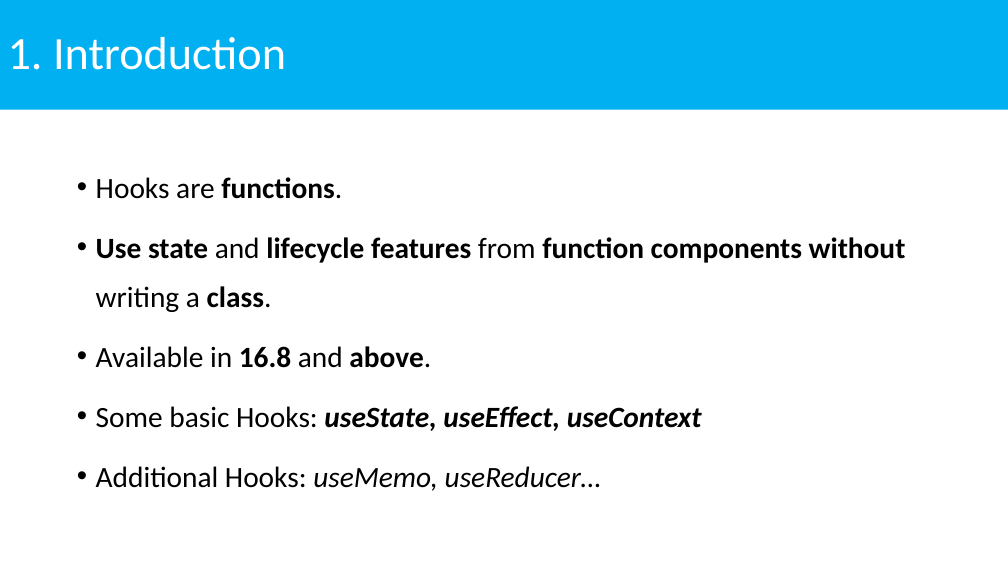
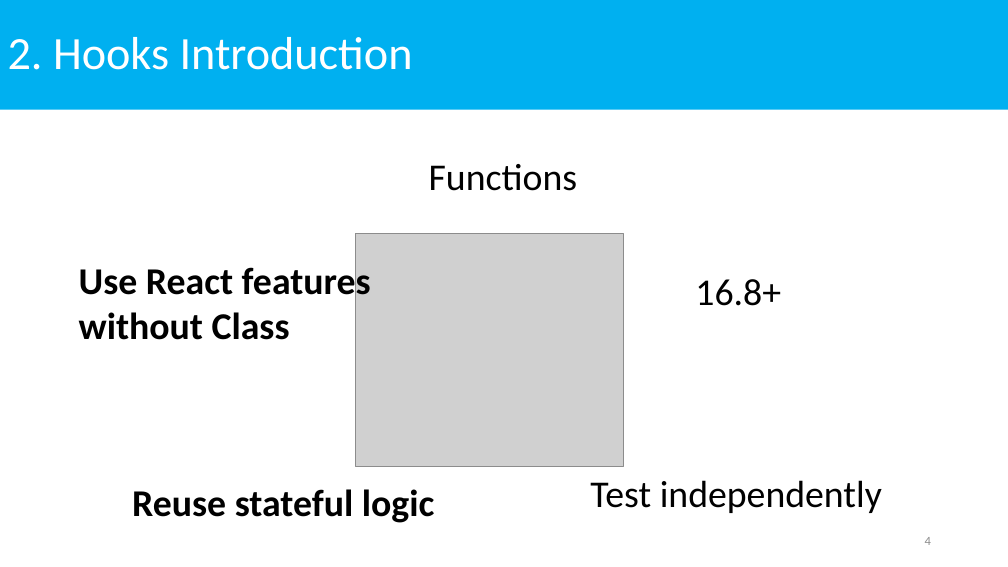
Before and after one commit to NhanHoang8195/react-hook-demo, a slide deck: slide 4 of ReactHooks.pptx (slide 3 before the commit). Drawn at 1008x567 pixels with LibreOffice and Linux fonts; fonts in the diff are those of the drawing; grey boxes stand for pictures. Boxes give left, top, right and bottom in pixels: in the first picture for what was removed or moved away, otherwise in the second. Text is boxed around its words. In the diff, an @@ line names an element or a change of style, - is before the commit and + after.

```diff
--- a/ReactHooks.pptx
+++ b/ReactHooks.pptx
@@ title at (x1=8, y1=37, x2=413, y2=70): text changed @@
-1. Introduction
+2. Hooks Introduction
@@ text removed at (x1=96, y1=177, x2=906, y2=491) @@
-• Hooks are functions.
-• Use state and lifecycle features from function components without writing a class.
-• Available in 16.8 and above.
-• Some basic Hooks: useState, useEffect, useContext
-• Additional Hooks: useMemo, useReducer…
@@ text added at (x1=429, y1=164, x2=578, y2=191), 36 pt, text #000000 @@
+Functions
@@ picture added at (x1=355, y1=234, x2=624, y2=466) @@
@@ text added at (x1=79, y1=262, x2=371, y2=340), 36 pt, text #000000, bold @@
+Use React features without Class
@@ text added at (x1=695, y1=279, x2=781, y2=306), 36 pt, text #000000 @@
+16.8+
@@ text added at (x1=132, y1=489, x2=435, y2=523), 36 pt, text #000000, bold @@
+Reuse stateful logic
@@ text added at (x1=590, y1=480, x2=882, y2=513), 36 pt, text #000000 @@
+Test independently
@@ page number added at (x1=925, y1=537, x2=931, y2=545), 12 pt, text #8C8C8C @@
+4
```
Also in this commit, not shown: 4 other slides changed, 4 slides added, 5 slides removed, 8 other files.
